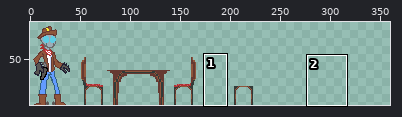
One commit to this sprite sheet: Assets/Sprites/Game Jam (Brandon)/Saloon Assets/SpriteSheets/SpriteSheet2.png. The first picture is a wide view before the edit; the outline marks the close-up.
Close-up. Before the commit:
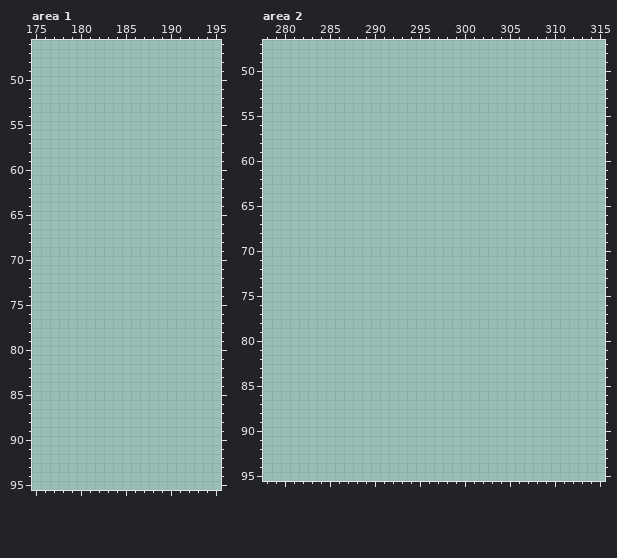
The file is 360x96 pixels. Shown: area 1: x 175..195, y 46..95; area 2: x 278..315, y 47..95. The wide view leaves out empty margins. The commit also changed other parts of the picture, which this record leaves out.
The result:
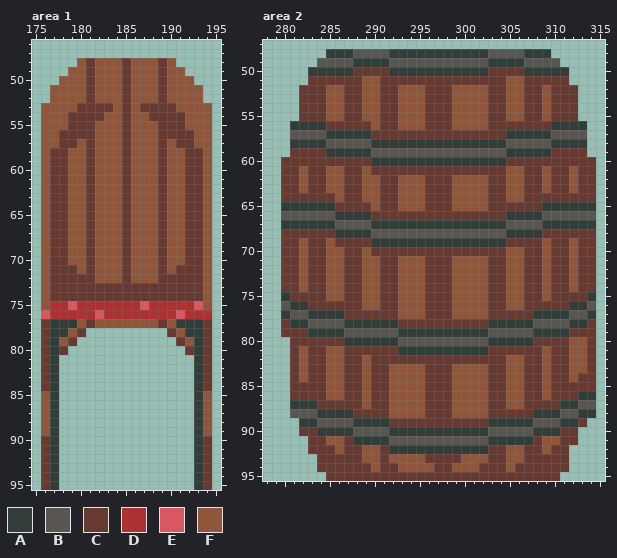
Palette (. is transparent): A #323c39  B #595652  C #663931  D #ac3232  E #d95763  F #8f563b
Difference:
--- area 1
@@ x 175..195 @@
 47 .....................
-48 .....................
-49 .....................
-50 .....................
-51 .....................
-52 .....................
-53 .....................
-54 .....................
-55 .....................
-56 .....................
-57 .....................
-58 .....................
-59 .....................
-60 .....................
-61 .....................
-62 .....................
-63 .....................
-64 .....................
-65 .....................
-66 .....................
-67 .....................
-68 .....................
-69 .....................
-70 .....................
-71 .....................
-72 .....................
-73 .....................
-74 .....................
-75 .....................
-76 .....................
-77 .....................
-78 .....................
-79 .....................
-80 .....................
-81 .....................
-82 .....................
-83 .....................
-84 .....................
-85 .....................
-86 .....................
-87 .....................
-88 .....................
-89 .....................
-90 .....................
-91 .....................
-92 .....................
-93 .....................
-94 .....................
-95 .....................
+48 .....FCFFFCFFFCF.....
+49 ....FFCFFFCFFFCFF....
+50 ...FFFCFFFCFFFCFFF...
+51 ..FFFFCFFFCFFFCFFFF..
+52 ..FFFFCFFFCFFFCFFFF..
+53 .FFFFCCCCFCFCCCCFFFF.
+54 .FFFCCCCFFCFFCCCCFFF.
+55 .FFFCCCFFFCFFFCCCFFF.
+56 .FFCCCCFFFCFFFCCCCFF.
+57 .FFCCFCFFFCFFFCFCCFF.
+58 .FCCFFCFFFCFFFCFFCCF.
+59 .FCCFFCFFFCFFFCFFCCF.
+60 .FCCFFCFFFCFFFCFFCCF.
+61 .FCCFFCFFFCFFFCFFCCF.
+62 .FCCFFCFFFCFFFCFFCCF.
+63 .FCCFFCFFFCFFFCFFCCF.
+64 .FCCFFCFFFCFFFCFFCCF.
+65 .FCCFFCFFFCFFFCFFCCF.
+66 .FCCFFCFFFCFFFCFFCCF.
+67 .FCCFFCFFFCFFFCFFCCF.
+68 .FCCFFCFFFCFFFCFFCCF.
+69 .FCCFFCFFFCFFFCFFCCF.
+70 .FCCFFCFFFCFFFCFFCCF.
+71 .FCCCFCFFFCFFFCFCCCF.
+72 .FCCCCCFFFCFFFCCCCCF.
+73 .FCCCCCCCCCCCCCCCCCF.
+74 .FCCCCCCCCCCCCCCCCCF.
+75 .FDDEDDDDDDDEDDDDDEF.
+76 .EDDDDDEDDDDDDDDEDDD.
+77 .CAAAFCFFFFFFFCFAAAC.
+78 .CAAFC.........CFAAC.
+79 .CAFC...........CFAC.
+80 .CAC.............CAC.
+81 .CA...............AC.
+82 .CA...............AC.
+83 .CA...............AC.
+84 .CA...............AC.
+85 .FA...............AF.
+86 .FA...............AF.
+87 .FA...............AF.
+88 .FA...............AF.
+89 .FA...............AF.
+90 .CA...............AC.
+91 .CA...............AC.
+92 .CA...............AC.
+93 .CA...............AC.
+94 .CA...............AC.
+95 .CA...............AC.
--- area 2
@@ x 278..315 @@
 47 ......................................
-48 ......................................
-49 ......................................
-50 ......................................
-51 ......................................
-52 ......................................
-53 ......................................
-54 ......................................
-55 ......................................
-56 ......................................
-57 ......................................
-58 ......................................
-59 ......................................
-60 ......................................
-61 ......................................
-62 ......................................
-63 ......................................
-64 ......................................
-65 ......................................
-66 ......................................
-67 ......................................
-68 ......................................
-69 ......................................
-70 ......................................
-71 ......................................
-72 ......................................
-73 ......................................
-74 ......................................
-75 ......................................
-76 ......................................
-77 ......................................
-78 ......................................
-79 ......................................
-80 ......................................
-81 ......................................
-82 ......................................
-83 ......................................
-84 ......................................
-85 ......................................
-86 ......................................
-87 ......................................
-88 ......................................
-89 ......................................
-90 ......................................
-91 ......................................
-92 ......................................
-93 ......................................
-94 ......................................
-95 ......................................
+48 .......AAABBBBAAAAAAAAAAABBBBAAA......
+49 ......BBBBAAAABBBBBBBBBBBAAAABBBB.....
+50 .....AAAAACCCCAAAAAAAAAAACCCCAAAAA....
+51 .....CCCCCCFFCCCCCCCCCCCCCCFFCCCCC....
+52 ....CCCFFCCFFCCFFFCCCFFFFCCFFCCFCCC...
+53 ....CCCFFCCFFCCFFFCCCFFFFCCFFCCFCCC...
+54 ....CCCFFCCFFCCFFFCCCFFFFCCFFCCFCCC...
+55 ....CCCFFCCFFCCFFFCCCFFFFCCFFCCFCCC...
+56 ...AAAACCCCCFCCFFFCCCFFFFCCCCCCCAAAA..
+57 ...BBBBAAAAACCCCCCCCCCCCCCCAAAAABBBB..
+58 ...AAAABBBBBAAAAAAAAAAAAAAABBBBBAAAA..
+59 ...CCCCAAAAABBBBBBBBBBBBBBBAAAAACCCC..
+60 ..CCCCCCCCCCAAAAAAAAAAAAAAACCCCCCCCCC.
+61 ..CCFCCFFCCFCCCCCCCCCCCCCCCFFCCFCCFCC.
+62 ..CCFCCFFCCFFCCFFFCCCFFFFCCFFCCFCCFCC.
+63 ..CCFCCFFCCFFCCFFFCCCFFFFCCFFCCFCCFCC.
+64 ..CCCCCCFCCFFCCFFFCCCFFFFCCFFCCCCCCCC.
+65 ..AAAAAACCCCFCCFFFCCCFFFFCCCCCCAAAAAA.
+66 ..BBBBBBAAAACCCCCCCCCCCCCCCAAAABBBBBB.
+67 ..AAAAAABBBBAAAAAAAAAAAAAAABBBBAAAAAA.
+68 ..CCCCCCAAAABBBBBBBBBBBBBBBAAAACCCCCC.
+69 ..CCFCCFCCCCAAAAAAAAAAAAAAACCCCFCCFCC.
+70 ..CCFCCFFCCFCCCCCCCCCCCCCCCFFCCFCCFCC.
+71 ..CCFCCFFCCFFCCFFFCCCFFFFCCFFCCFCCFCC.
+72 ..CCFCCFFCCFFCCFFFCCCFFFFCCFFCCFCCFCC.
+73 ..CCFCCFFCCFFCCFFFCCCFFFFCCFFCCFCCFCC.
+74 ..CCFCCFFCCFFCCFFFCCCFFFFCCFFCCFCCFCC.
+75 ..ACCCCFFCCFFCCFFFCCCFFFFCCFFCCFCCCCA.
+76 ..BAACCCCCCFFCCFFFCCCFFFFCCFFCCCCCAAB.
+77 ..ABBAAAACCCCCCFFFCCCFFFFCCCCCAAAABBA.
+78 ..CAABBBBAAAAAACCCCCCCCCCAAAAABBBBAAC.
+79 ..CCCAAAABBBBBBAAAAAAAAAABBBBBAAAACCC.
+80 ...CCCCCCAAAAAABBBBBBBBBBAAAAACCCCFFC.
+81 ...CFCCFFCCCCCCAAAAAAAAAACCCCCCFCCFFC.
+82 ...CFCCFFCCFCCCCCCCCCCCCCCCFFCCFCCFFC.
+83 ...CFCCFFCCFCCFFFFCCCFFFFCCFFCCFCCFFC.
+84 ...CFCCFFCCFCCFFFFCCCFFFFCCFFCCFCCFCC.
+85 ...CCCCFFCCFCCFFFFCCCFFFFCCFFCCFCCCCC.
+86 ...CCCCFFCCFCCFFFFCCCFFFFCCFFCCFCCCAA.
+87 ...AAACCCCCFCCFFFFCCCFFFFCCFFCCCCAABB.
+88 ...BBBAAAACCCCFFFFCCCFFFFCCCCCAAABBAA.
+89 ....AABBBBAAAACCCCCCCCCCCAAAAABBBAAC..
+90 ....CCAAAABBBBAAAAAAAAAAABBBBBAAACC...
+91 .....CCFFCAAAABBBBBBBBBBBAAAAACFFCC...
+92 .....CCCFCCFFCAAAAAAAAAAACCFFCCFCC....
+93 ......CCCCCFFCFFFFCCCCFFFCCFFCCCCC....
+94 ......CCCCCCFCCFFFFCCFFFCCCFCCCCCC....
+95 .......CCCCCCCCCCCCCCCCCCCCCCCCCC.....
Pixel boxes of the changes (left, top, right, bottom) in both close-ups:
added: (41, 58, 212, 490)
added: (281, 49, 596, 481)
